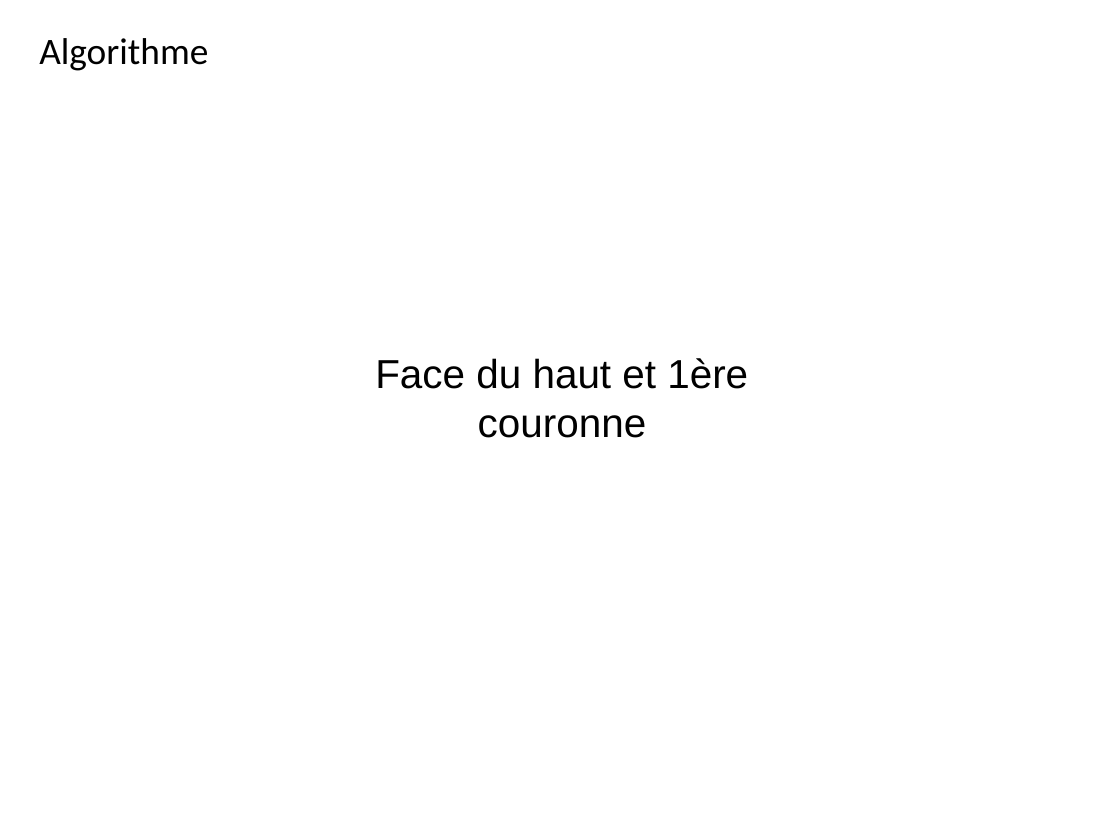
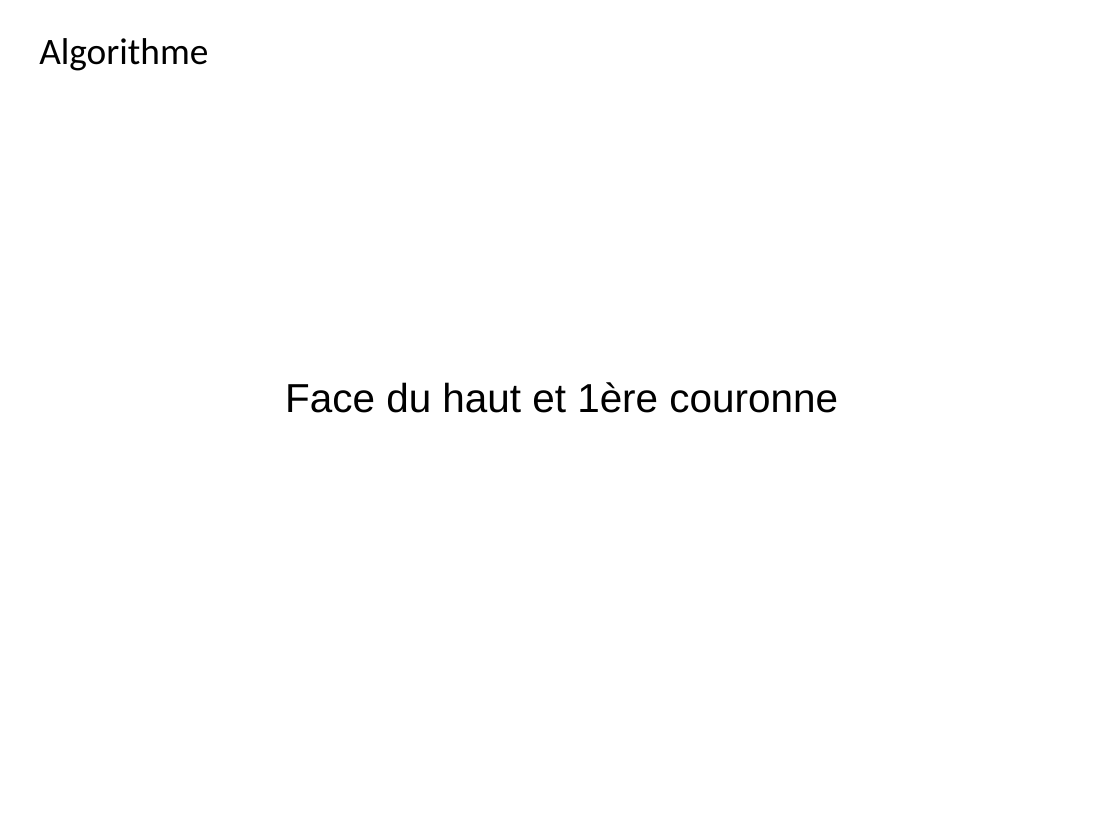
Before and after one commit to Miaxos/Polux, a slide deck: slide 7 of diapo_Presentation_poqb_soutenance_vendredi_15_janvier_2016.odp. Drawn at 1120x840 pixels with LibreOffice and Linux fonts; fonts in the diff are those of the drawing. Boxes give left, top, right and bottom in pixels: in the first picture for what was removed or moved away, otherwise in the second. Text is boxed around its words. In the diff, an @@ line names an element or a change of style, - is before the commit and + after.

```diff
--- a/diapo_Presentation_poqb_soutenance_vendredi_15_janvier_2016.odp
+++ b/diapo_Presentation_poqb_soutenance_vendredi_15_janvier_2016.odp
@@ text "Face du haut et 1ère ..." rewrapped from [375, 358, 748, 438] to [285, 382, 838, 413] @@
```
Also in this commit, not shown: 7 other slides changed.
